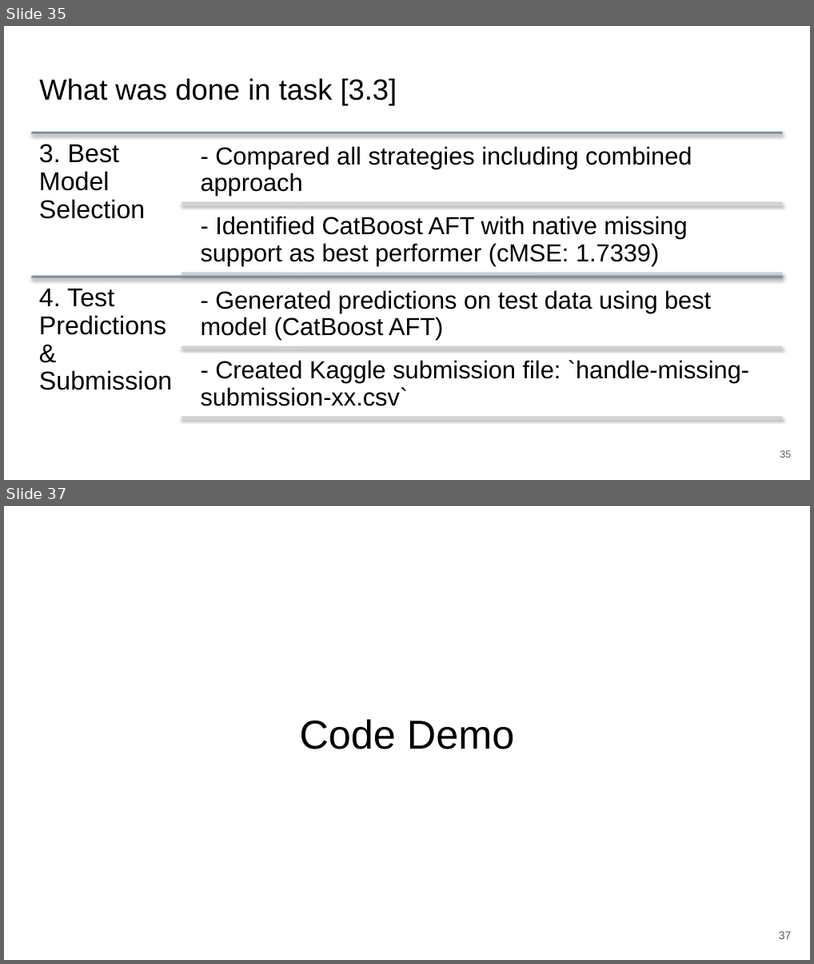
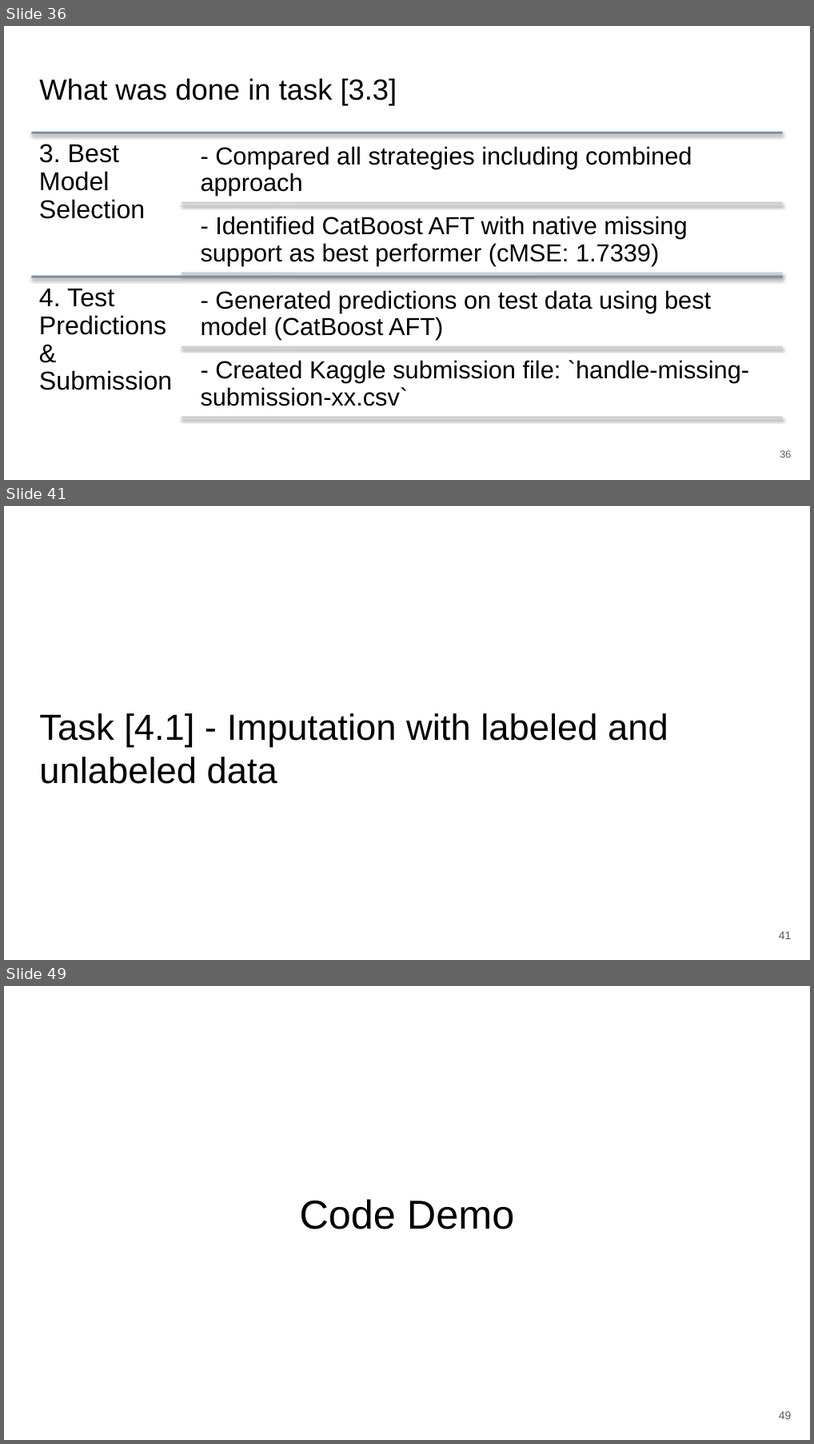
Before and after one commit to zepedrocosta/AA-Projeto2, a slide deck: Slides.pptx. Shown one above the other, each under a label of ours: slides 35 and 37 before the commit, slides 36, 41 and 49 after it; the slides between them are not shown. The pictures are 814x964 and 814x1444 pixels, drawn with LibreOffice and Linux fonts; fonts in the diff are those of the drawing. Boxes give left, top, right and bottom in pixels: in the first picture for what was removed or moved away, otherwise in the second. Text is boxed around its words. In the diff, an @@ line names an element or a change of style, - is before the commit and + after.

```diff
--- a/Slides.pptx
+++ b/Slides.pptx
@@ slide 41 added at box(4, 506, 810, 960), background #FFFFFF @@
@@ title added at box(39, 713, 669, 784), 32.4 pt, text #000000 @@
+Task [4.1] - Imputation with labeled and unlabeled data
@@ page number added at box(779, 931, 792, 939), 10 pt, text #595959 @@
+41
@@ what was slide 35 is now slide 36 @@
@@ what was slide 37 is now slide 49 @@
@@ page number at box(779, 1411, 792, 1419): text changed @@
-37
+49
```
Also in this commit, not shown: 6 slides changed, 11 other slides added, 3 other files.
